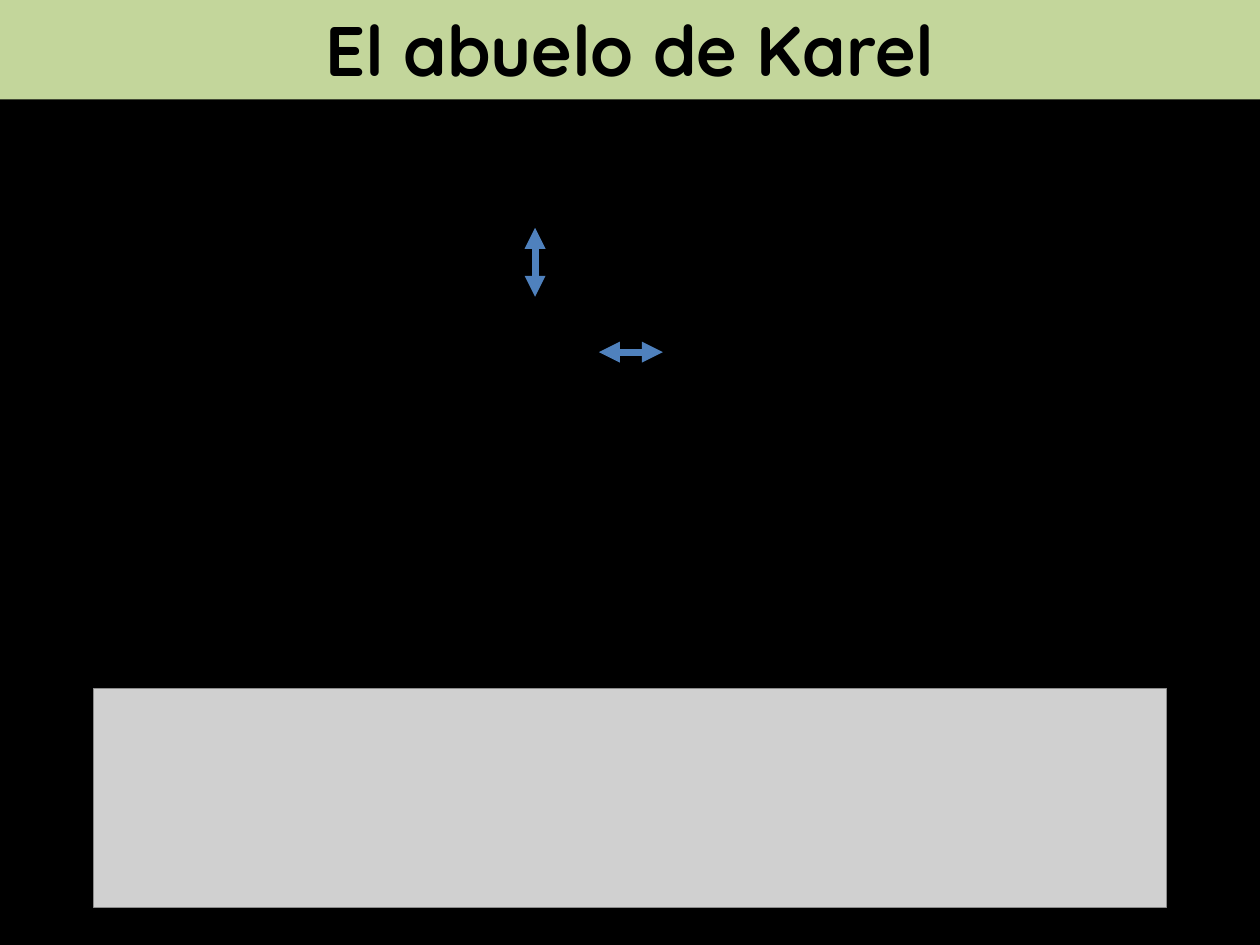
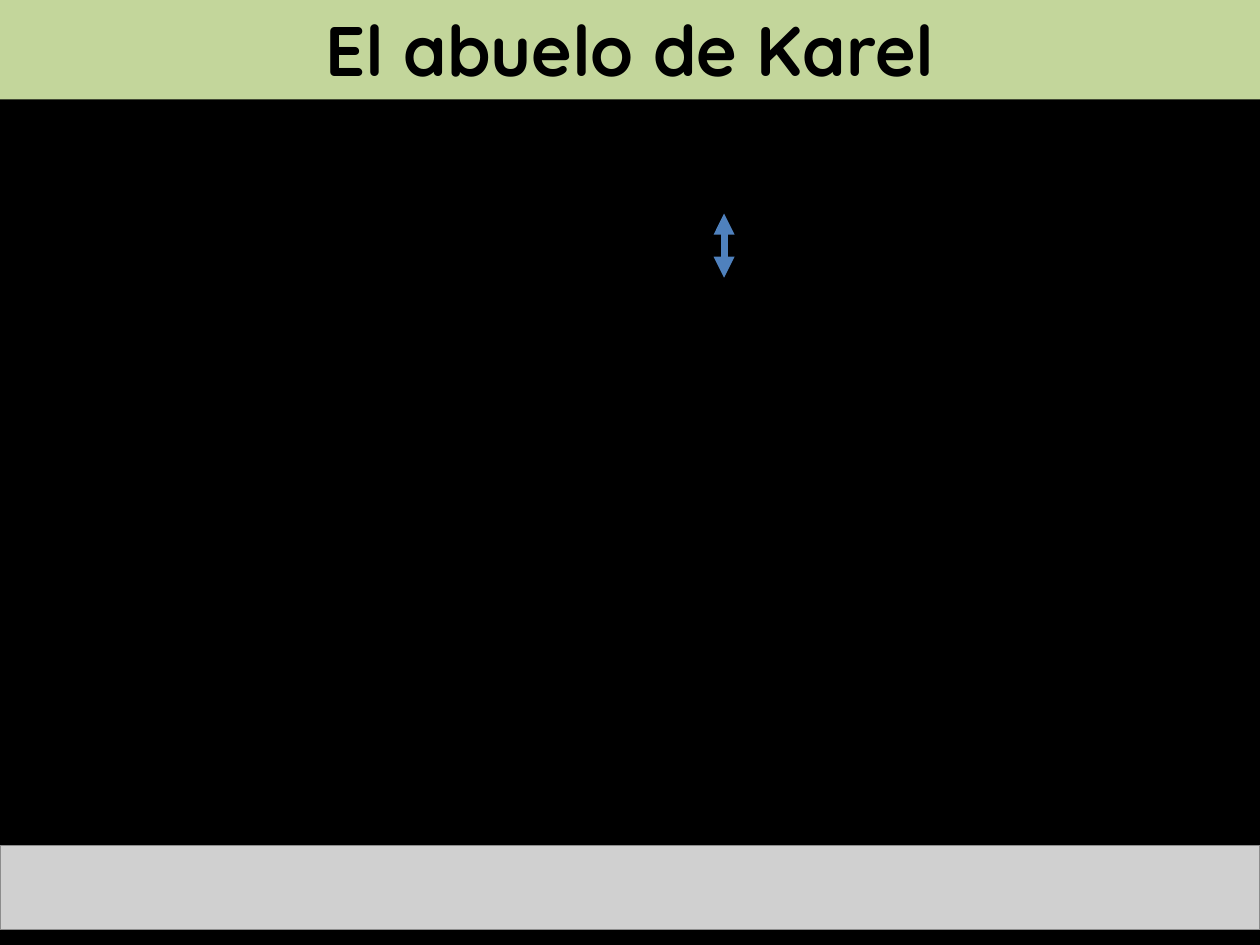
Before and after one commit to csbridge/csbridge2019uniandes, a slide deck: slide 19 of docs/slides/Graphics.pptx. Drawn at 1260x945 pixels with LibreOffice and Linux fonts; fonts in the diff are those of the drawing; grey boxes stand for pictures; background and template pictures are left out. Boxes give left, top, right and bottom in pixels: in the first picture for what was removed or moved away, otherwise in the second. Text is boxed around its words. In the diff, an @@ line names an element or a change of style, - is before the commit and + after.

```diff
--- a/docs/slides/Graphics.pptx
+++ b/docs/slides/Graphics.pptx
@@ double arrow moved from (536, 228) - (536, 297) to (724, 214) - (724, 277) @@
@@ double arrow removed from (598, 352) to (663, 352) @@
@@ picture removed at [93,688,1166,907] @@
@@ picture added at [0,845,1260,930] @@
```
Also in this commit, not shown: 7 other slides changed, 3 other files.
